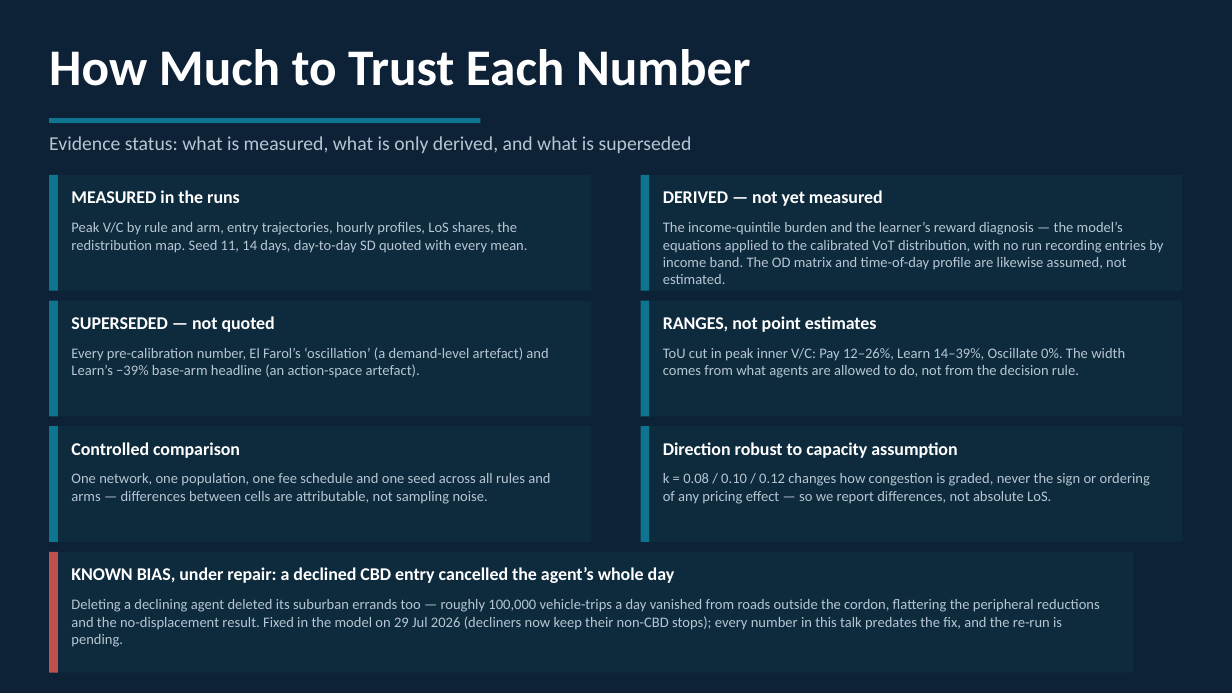
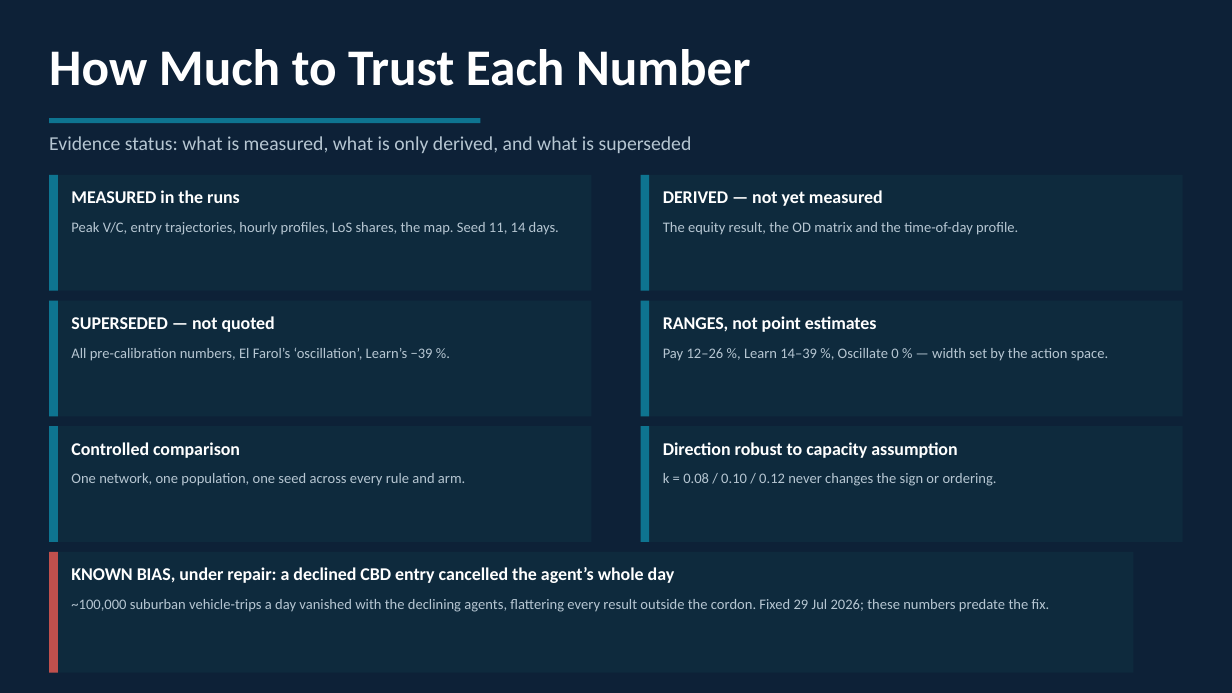
Before and after one commit to dataandcrowd/SSC2026, a slide deck: slide 10 of presentation/SSC2026_presentation.pptx (slide 7 before the commit). Drawn at 1232x693 pixels with LibreOffice and Linux fonts; fonts in the diff are those of the drawing. Boxes give left, top, right and bottom in pixels: in the first picture for what was removed or moved away, otherwise in the second. Text is boxed around its words. In the diff, an @@ line names an element or a change of style, - is before the commit and + after.

```diff
--- a/presentation/SSC2026_presentation.pptx
+++ b/presentation/SSC2026_presentation.pptx
@@ text at [71, 222, 559, 235]: text changed @@
-Peak V/C by rule and arm, entry trajectories, hourly profiles, LoS shares, the redistribution map. Seed 11, 14 days, day-to-day SD quoted with every mean.
+Peak V/C, entry trajectories, hourly profiles, LoS shares, the map. Seed 11, 14 days.
@@ text at [663, 222, 1018, 235]: text changed @@
-The income-quintile burden and the learner’s reward diagnosis — the model’s equations applied to the calibrated VoT distribution, with no run recording entries by income band. The OD matrix and time-of-day profile are likewise assumed, not estimated.
+The equity result, the OD matrix and the time-of-day profile.
@@ text at [71, 348, 433, 361]: text changed @@
-Every pre-calibration number, El Farol’s ‘oscillation’ (a demand-level artefact) and Learn’s −39% base-arm headline (an action-space artefact).
+All pre-calibration numbers, El Farol’s ‘oscillation’, Learn’s −39 %.
@@ text at [663, 348, 1108, 361]: text changed @@
-ToU cut in peak inner V/C: Pay 12–26%, Learn 14–39%, Oscillate 0%. The width comes from what agents are allowed to do, not from the decision rule.
+Pay 12–26 %, Learn 14–39 %, Oscillate 0 % — width set by the action space.
@@ text at [71, 473, 465, 486]: text changed @@
-One network, one population, one fee schedule and one seed across all rules and arms — differences between cells are attributable, not sampling noise.
+One network, one population, one seed across every rule and arm.
@@ text at [663, 473, 997, 486]: text changed @@
-k = 0.08 / 0.10 / 0.12 changes how congestion is graded, never the sign or ordering of any pricing effect — so we report differences, not absolute LoS.
+k = 0.08 / 0.10 / 0.12 never changes the sign or ordering.
@@ text at [71, 599, 1050, 612]: text changed @@
-Deleting a declining agent deleted its suburban errands too — roughly 100,000 vehicle-trips a day vanished from roads outside the cordon, flattering the peripheral reductions and the no-displacement result. Fixed in the model on 29 Jul 2026 (decliners now keep their non-CBD stops); every number in this talk predates the fix, and the re-run is pending.
+~100,000 suburban vehicle-trips a day vanished with the declining agents, flattering every result outside the cordon. Fixed 29 Jul 2026; these numbers predate the fix.
```
Also in this commit, not shown: 1 other slide changed, 3 slides added, 15 other files.
